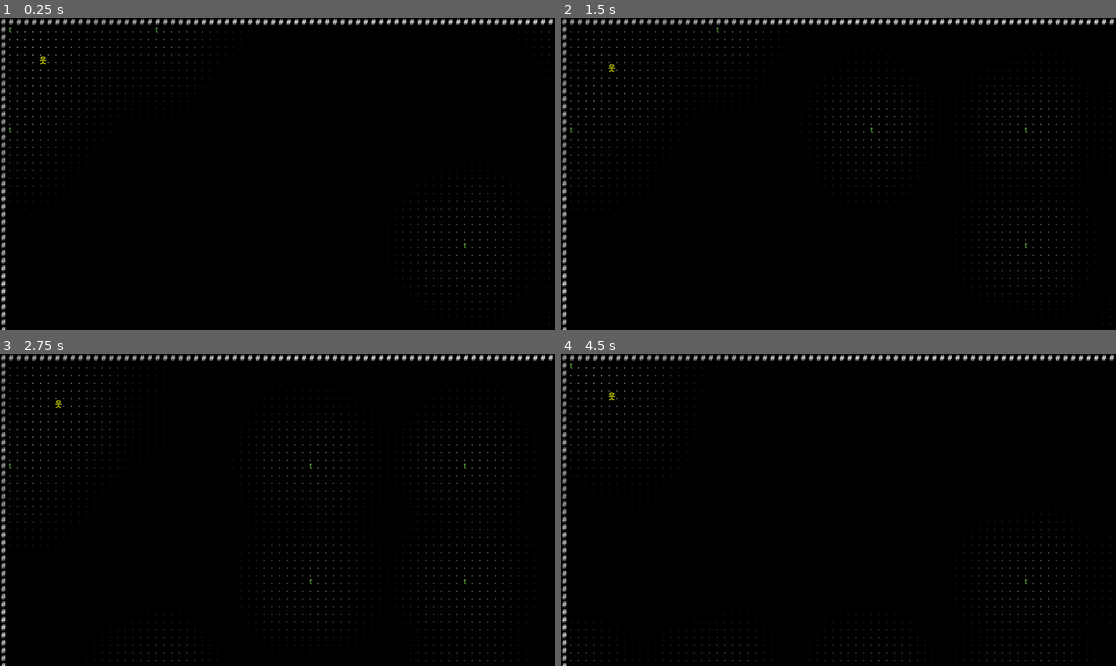
Above: before the commit, frames 1-4 (two rows, left to right).
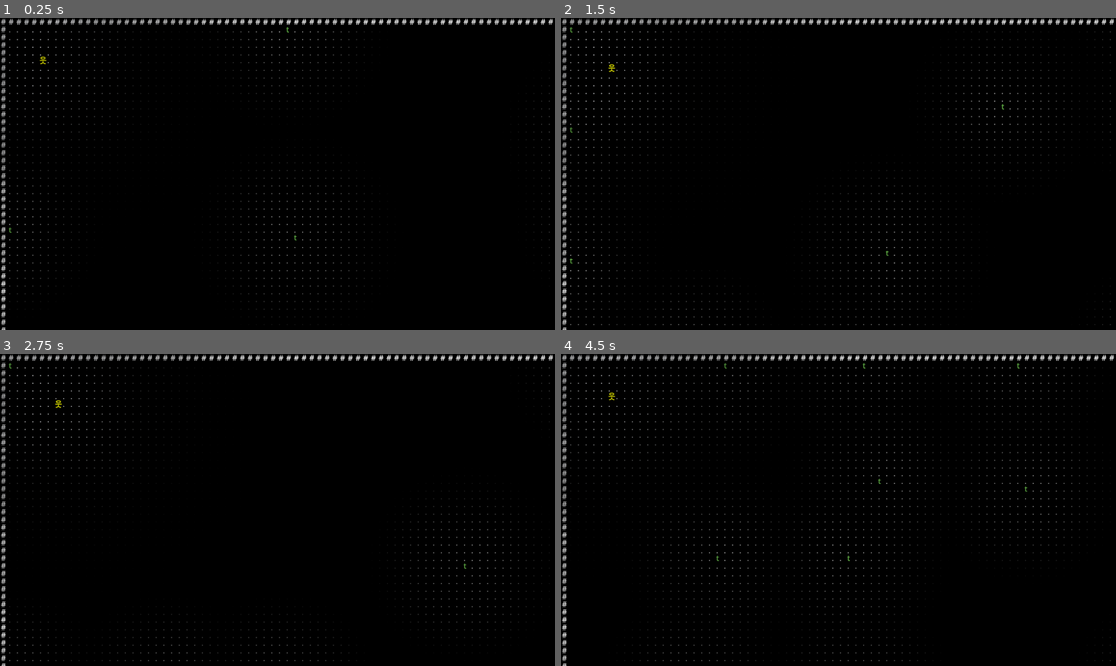
Above: after the commit, the same moments.

Repository: jackcummings/GodotTestProjects
Game: Godot game, scene res://Main.tscn
Two runs of this game, one before a commit and one after it. Both use one fixed random seed, a clock stepped at 60 frames per second and the inputs below.
Inputs:
- Up to frame 1 (0.25 s): no input
- Up to frame 2 (1.5 s): tap Enter at 0.5 s; hold D 0.53-1.28 s; tap R at 0.6, 1.35 s; tap Space at 1.25 s; hold S from 1.28 s (still down)
- Up to frame 3 (2.75 s): tap Enter at 2 s; release S at 2.03 s; hold D from 2.03 s (still down); tap R at 2.1 s
- Up to frame 4 (4.5 s): tap Space at 2.75, 4.25 s; release D at 2.78 s; hold W 2.78-3.53 s; tap R at 2.85, 3.6, 4.35 s; tap Enter at 3.5 s; hold A from 3.53 s (still down)

The runs differ from the first frame. In frame 1, 0.9% of the frame differs, in the area x 1-100%, y 2-99%; in frame 2, 0.9%; in frame 3, 0.8%; in frame 4, 1.2%.

Commit message:
Making random torches dynamic for different rooms

Diff:
--- a/test-ascii-crawl/scripts/game/torch_system.gd
+++ b/test-ascii-crawl/scripts/game/torch_system.gd
@@ -18,34 +18,65 @@
 
 func draw_torches_in_room(GRID_SIZE_COLS, GRID_SIZE_ROWS, num_of_torches) -> void:
 		# Test torches
-		var torch_lst = [
+
+		if 1 == 1:
+			var total_num_tiles = GRID_SIZE_COLS * GRID_SIZE_ROWS
+			num_of_torches = randi() % (total_num_tiles / 450) + (total_num_tiles / 850)
+
+		# var torch_lst = [
+		# 	[1, 1],
+		# 	[(GRID_SIZE_COLS * 0.25), 1],
+		# 	[(GRID_SIZE_COLS * 0.5), 1],
+		# 	[(GRID_SIZE_COLS * 0.75), 1],
+		# 	[(GRID_SIZE_COLS - 2), 1],
+		# 	[1, GRID_SIZE_ROWS-2],
+		# 	[(GRID_SIZE_COLS * 0.25), GRID_SIZE_ROWS-2],
+		# 	[(GRID_SIZE_COLS * 0.5), GRID_SIZE_ROWS-2],
+		# 	[(GRID_SIZE_COLS * 0.75), GRID_SIZE_ROWS-2],
+		# 	[(GRID_SIZE_COLS - 2), GRID_SIZE_ROWS-2],
+		# 	[1, (GRID_SIZE_ROWS-1) * randf_range(.25, .41)],
+		# 	[(GRID_SIZE_COLS * 0.25), (GRID_SIZE_ROWS-1) * (0.33)],
+		# 	[(GRID_SIZE_COLS * 0.5), (GRID_SIZE_ROWS-1) * (0.33)],
+		# 	[(GRID_SIZE_COLS * 0.75), (GRID_SIZE_ROWS-1) * (0.33)],
+		# 	[(GRID_SIZE_COLS - 2), (GRID_SIZE_ROWS-1) * (0.33)],
+		# 	[1, (GRID_SIZE_ROWS-1) * (0.66)],
+		# 	[(GRID_SIZE_COLS * 0.25), (GRID_SIZE_ROWS-1) * (0.66)],
+		# 	[(GRID_SIZE_COLS * 0.5), (GRID_SIZE_ROWS-1) * (0.66)],
+		# 	[(GRID_SIZE_COLS * 0.75), (GRID_SIZE_ROWS-1) * (0.66)],
+		# 	[(GRID_SIZE_COLS - 2), (GRID_SIZE_ROWS-1) * (0.66)]
+		# ]
+		var torch_lst_rand = [
 			[1, 1],
-			[20, 1],
-			[40, 1],
-			[60, 1],
-			[78, 1],
+			[(GRID_SIZE_COLS * randf_range(.20, .30)), 1],
+			[(GRID_SIZE_COLS * randf_range(.45, .55)), 1],
+			[(GRID_SIZE_COLS * randf_range(.70, .80)), 1],
+			[(GRID_SIZE_COLS - 2), 1],
 			[1, GRID_SIZE_ROWS-2],
-			[20, GRID_SIZE_ROWS-2],
-			[40, GRID_SIZE_ROWS-2],
-			[60, GRID_SIZE_ROWS-2],
-			[78, GRID_SIZE_ROWS-2],
-			[1, (GRID_SIZE_ROWS-1) * (.33)],
-			[20, (GRID_SIZE_ROWS-1) * (.33)],
-			[40, (GRID_SIZE_ROWS-1) * (.33)],
-			[60, (GRID_SIZE_ROWS-1) * (.33)],
-			[78, (GRID_SIZE_ROWS-1) * (.33)],
-			[1, (GRID_SIZE_ROWS-1) * (.66)],
-			[20, (GRID_SIZE_ROWS-1) * (.66)],
-			[40, (GRID_SIZE_ROWS-1) * (.66)],
-			[60, (GRID_SIZE_ROWS-1) * (.66)],
-			[78, (GRID_SIZE_ROWS-1) * (.66)]
+			[(GRID_SIZE_COLS * randf_range(.20, .30)), GRID_SIZE_ROWS-2],
+			[(GRID_SIZE_COLS * randf_range(.45, .55)), GRID_SIZE_ROWS-2],
+			[(GRID_SIZE_COLS * randf_range(.70, .80)), GRID_SIZE_ROWS-2],
+			[(GRID_SIZE_COLS - 2), GRID_SIZE_ROWS-2],
+			[1, (GRID_SIZE_ROWS-1) * randf_range(.25, .41)],
+			[(GRID_SIZE_COLS * randf_range(.20, .30)), (GRID_SIZE_ROWS-1) * randf_range(.25, .41)],
+			[(GRID_SIZE_COLS * randf_range(.45, .55)), (GRID_SIZE_ROWS-1) * randf_range(.25, .41)],
+			[(GRID_SIZE_COLS * randf_range(.70, .80)), (GRID_SIZE_ROWS-1) * randf_range(.25, .41)],
+			[(GRID_SIZE_COLS - 2), (GRID_SIZE_ROWS-1) * randf_range(.25, .41)],
+			[1, (GRID_SIZE_ROWS-1) * randf_range(.58, .74)],
+			[(GRID_SIZE_COLS * randf_range(.20, .30)), (GRID_SIZE_ROWS-1) * randf_range(.58, .74)],
+			[(GRID_SIZE_COLS * randf_range(.45, .55)), (GRID_SIZE_ROWS-1) * randf_range(.58, .74)],
+			[(GRID_SIZE_COLS * randf_range(.70, .80)), (GRID_SIZE_ROWS-1) * randf_range(.58, .74)],
+			[(GRID_SIZE_COLS - 2), (GRID_SIZE_ROWS-1) * randf_range(.58, .74)]
 		]
 
+		# for i in num_of_torches:
+		# 	var rand_i = randi() % torch_lst.size()
+		# 	add_torch(torch_lst[rand_i][0], torch_lst[rand_i][1])
+		# 	torch_lst.remove_at(rand_i)
+
 		for i in num_of_torches:
-			var rand_i = randi() % torch_lst.size()
-			add_torch(torch_lst[rand_i][0], torch_lst[rand_i][1])
-			torch_lst.remove_at(rand_i)
-
+			var rand_i = randi() % torch_lst_rand.size()
+			add_torch(torch_lst_rand[rand_i][0], torch_lst_rand[rand_i][1])
+			torch_lst_rand.remove_at(rand_i)
 
 func add_torch(col: int, row: int) -> void:
 	torches.append({
